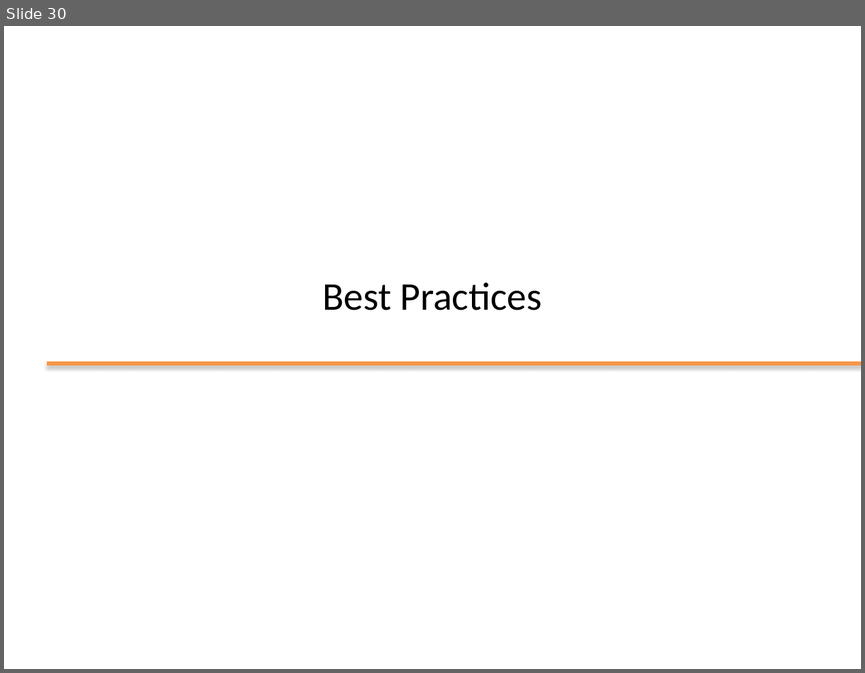
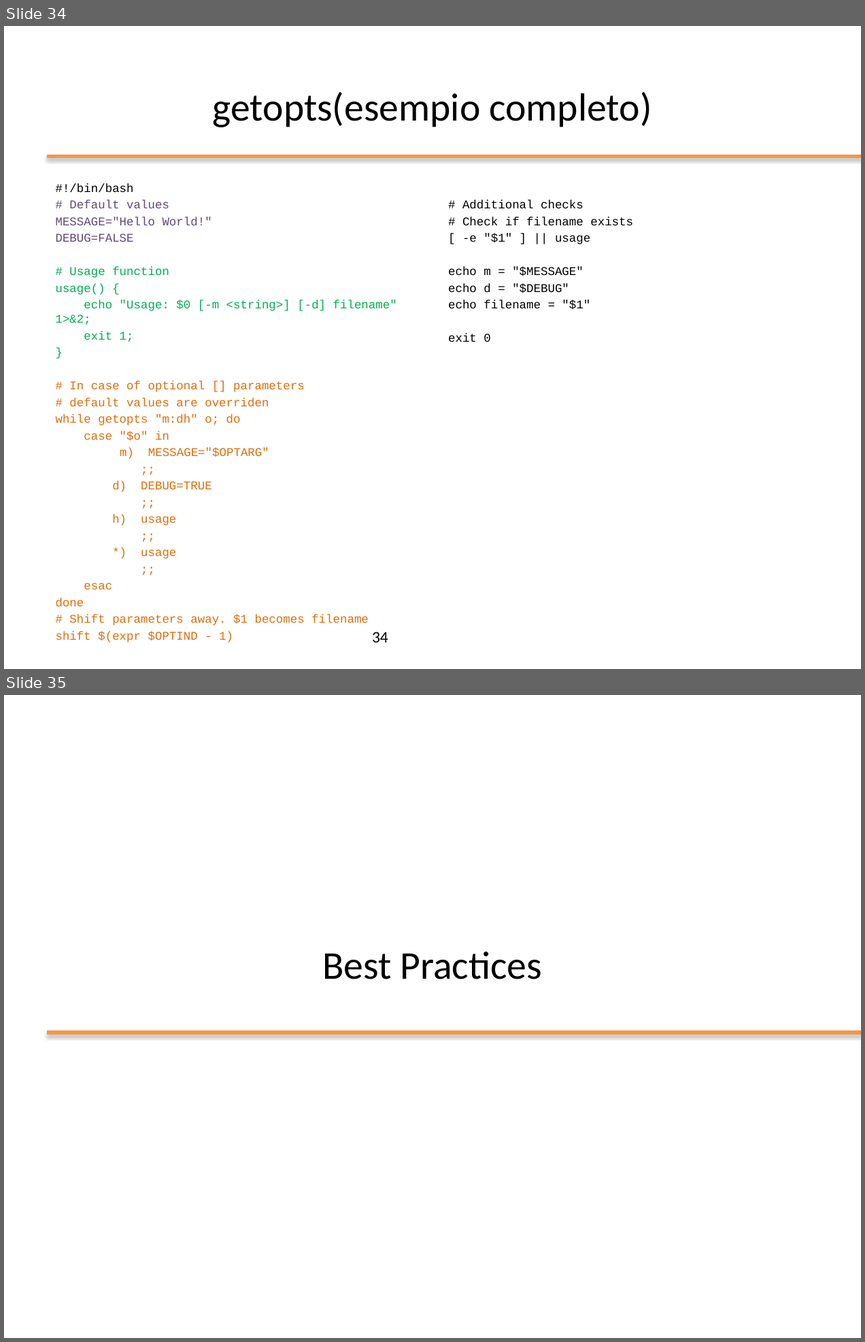
Before and after one commit to nbicocchi/operatingsystemsbsc, a slide deck: slides/ppt/03_Bash Scripting.pptx. Shown one above the other, each under a label of ours: slide 30 before the commit, slides 34 and 35 after it. The pictures are 865x673 and 865x1342 pixels, drawn with LibreOffice and Linux fonts; fonts in the diff are those of the drawing; background and template pictures are left out. Boxes give left, top, right and bottom in pixels: in the first picture for what was removed or moved away, otherwise in the second. Text is boxed around its words. In the diff, an @@ line names an element or a change of style, - is before the commit and + after.

```diff
--- a/slides/ppt/03_Bash Scripting.pptx
+++ b/slides/ppt/03_Bash Scripting.pptx
@@ slide 34 added at <box>4,26,861,669</box>, background #FFFFFF @@
@@ title added at <box>213,92,652,127</box>, 33 pt, text #000000 @@
+getopts(esempio completo)
@@ line added from (47, 157) to (861, 157), #F79646 3 pt @@
@@ text added at <box>56,184,397,642</box>, 10 pt, text #E46C0A @@
+#!/bin/bash
+# Default values
+MESSAGE="Hello World!"
+DEBUG=FALSE
+# Usage function
+usage() {
+echo "Usage: $0 [-m <string>] [-d] filename" 1>&2;
+exit 1;
+}
+# In case of optional [] parameters
+# default values are overriden
+while getopts "m:dh" o; do
+case "$o" in
+m) MESSAGE="$OPTARG"
+;;
+d) DEBUG=TRUE
+;;
+h) usage
+;;
+*) usage
+;;
+esac
+done
+# Shift parameters away. $1 becomes filename
+shift $(expr $OPTIND - 1)
@@ text added at <box>448,200,633,342</box>, 10 pt, text #000000 @@
+# Additional checks
+# Check if filename exists
+[ -e "$1" ] || usage
+echo m = "$MESSAGE"
+echo d = "$DEBUG"
+echo filename = "$1"
+exit 0
@@ page number added at <box>372,631,388,642</box>, 13.5 pt, text #000000 @@
+34
@@ what was slide 30 is now slide 35 @@
```
Also in this commit, not shown: 1 slide changed, 9 other slides added, 5 other files.
